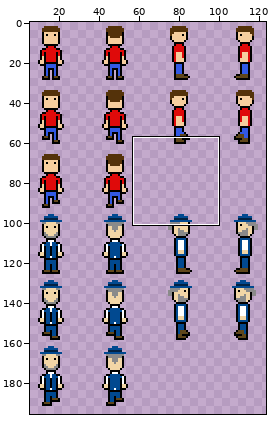
One commit to this sprite sheet: res/characterSheet.png. The picture above shows the old version from afar; the outline marks the close-up.
Close-up. First the earlier version:
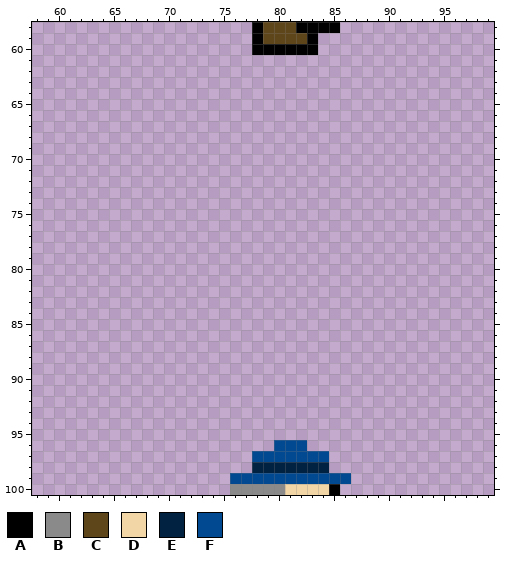
The file is 256x256 pixels. Pixels under 10% opacity are left out. Colours within 5 levels of each other are drawn and written as one. Shown: x 58..99, y 58..100. The wide view leaves out empty margins.
Palette (. is transparent): A #000000  B #8a8a8a  C #5f461a  D #f2d6a6  E #022242  F #014990
Pixels before, first column x 76:
 58 ..ACCCAAAA.
 59 ..ACCCCA...
 60 ..AAAAAA...
 61 ...........
 62 ...........
 63 ...........
 64 ...........
 65 ...........
 66 ...........
 67 ...........
 68 ...........
 69 ...........
 70 ...........
 71 ...........
 72 ...........
 73 ...........
 74 ...........
 75 ...........
 76 ...........
 77 ...........
 78 ...........
 79 ...........
 80 ...........
 81 ...........
 82 ...........
 83 ...........
 84 ...........
 85 ...........
 86 ...........
 87 ...........
 88 ...........
 89 ...........
 90 ...........
 91 ...........
 92 ...........
 93 ...........
 94 ...........
 95 ...........
 96 ....FFF....
 97 ..FFFFFFF..
 98 ..EEEEEEE..
 99 FFFFFFFFFFF
100 BBBBBDDDDA.
After:
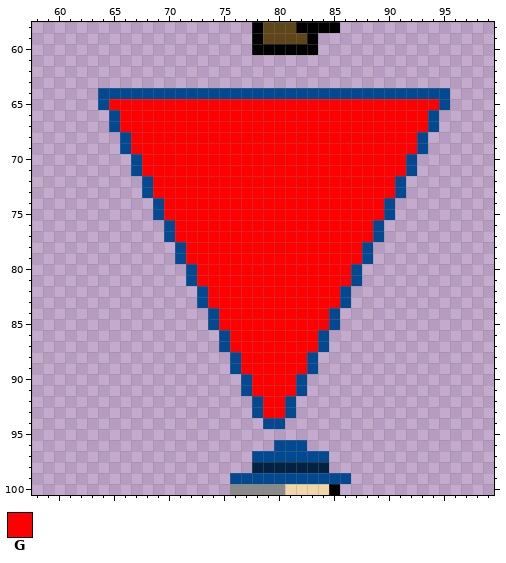
Colours new in this view: G #ff0000
Difference:
{"y":64,"x":64,"old":"................................","new":"FFFFFFFFFFFFFFFFFFFFFFFFFFFFFFFF"}
{"y":65,"x":64,"old":"................................","new":"FGGGGGGGGGGGGGGGGGGGGGGGGGGGGGGF"}
{"y":66,"x":65,"old":"..............................","new":"FGGGGGGGGGGGGGGGGGGGGGGGGGGGGF"}
{"y":67,"x":65,"old":"..............................","new":"FGGGGGGGGGGGGGGGGGGGGGGGGGGGGF"}
{"y":68,"x":66,"old":"............................","new":"FGGGGGGGGGGGGGGGGGGGGGGGGGGF"}
{"y":69,"x":66,"old":"............................","new":"FGGGGGGGGGGGGGGGGGGGGGGGGGGF"}
{"y":70,"x":67,"old":"..........................","new":"FGGGGGGGGGGGGGGGGGGGGGGGGF"}
{"y":71,"x":67,"old":"..........................","new":"FGGGGGGGGGGGGGGGGGGGGGGGGF"}
{"y":72,"x":68,"old":"........................","new":"FGGGGGGGGGGGGGGGGGGGGGGF"}
{"y":73,"x":68,"old":"........................","new":"FGGGGGGGGGGGGGGGGGGGGGGF"}
{"y":74,"x":69,"old":"......................","new":"FGGGGGGGGGGGGGGGGGGGGF"}
{"y":75,"x":69,"old":"......................","new":"FGGGGGGGGGGGGGGGGGGGGF"}
{"y":76,"x":70,"old":"....................","new":"FGGGGGGGGGGGGGGGGGGF"}
{"y":77,"x":70,"old":"....................","new":"FGGGGGGGGGGGGGGGGGGF"}
{"y":78,"x":71,"old":"..................","new":"FGGGGGGGGGGGGGGGGF"}
{"y":79,"x":71,"old":"..................","new":"FGGGGGGGGGGGGGGGGF"}
{"y":80,"x":72,"old":"................","new":"FGGGGGGGGGGGGGGF"}
{"y":81,"x":72,"old":"................","new":"FGGGGGGGGGGGGGGF"}
{"y":82,"x":73,"old":"..............","new":"FGGGGGGGGGGGGF"}
{"y":83,"x":73,"old":"..............","new":"FGGGGGGGGGGGGF"}
{"y":84,"x":74,"old":"............","new":"FGGGGGGGGGGF"}
{"y":85,"x":74,"old":"............","new":"FGGGGGGGGGGF"}
{"y":86,"x":75,"old":"..........","new":"FGGGGGGGGF"}
{"y":87,"x":75,"old":"..........","new":"FGGGGGGGGF"}
{"y":88,"x":76,"old":"........","new":"FGGGGGGF"}
{"y":89,"x":76,"old":"........","new":"FGGGGGGF"}
{"y":90,"x":77,"old":"......","new":"FGGGGF"}
{"y":91,"x":77,"old":"......","new":"FGGGGF"}
{"y":92,"x":78,"old":"....","new":"FGGF"}
{"y":93,"x":78,"old":"....","new":"FGGF"}
{"y":94,"x":79,"old":"..","new":"FF"}
